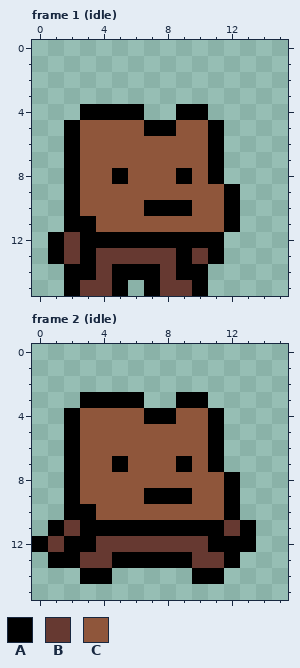
Two states of a pixel-art file, projects/zombies/assets/zombie.ase. This is how it looked before the edit.
16x16 pixels, 2 frames. Shown: frame 1 (idle), frame 2 (idle).
Palette (. is transparent): A #000000  B #663931  C #8f563b
Pixels before, frame 1 (idle), first column x 1:
 4 ..AAAA..AA..
 5 .ACCCCAACCA.
 6 .ACCCCCCCCA.
 7 .ACCCCCCCCA.
 8 .ACCACCCACA.
 9 .ACCCCCCCCCA
10 .ACCCCAAACCA
11 .AACCCCCCCCA
12 ABAAAAAAAAA.
13 ABABBBBBABA.
14 .AABAAABAA..
15 .ABBA.ABBA..
Pixels before, frame 2 (idle), first column x 0:
 3 ...AAAA..AA...
 4 ..ACCCCAACCA..
 5 ..ACCCCCCCCA..
 6 ..ACCCCCCCCA..
 7 ..ACCACCCACA..
 8 ..ACCCCCCCCCA.
 9 ..ACCCCAAACCA.
10 ..AACCCCCCCCA.
11 .ABAAAAAAAAABA
12 ABAABBBBBBBAAA
13 .AABBAAAAABBA.
14 ...AA.....AA..
The result:
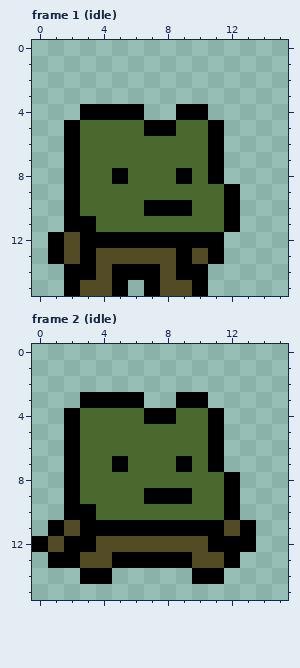
Changes in this commit:
colour B: #663931 -> #524b24
colour C: #8f563b -> #4b692f
Changed places in both pictures, as pixel boxes (x1, y1, x2, y2):
changed: (64, 120, 224, 296)
changed: (48, 408, 240, 568)
